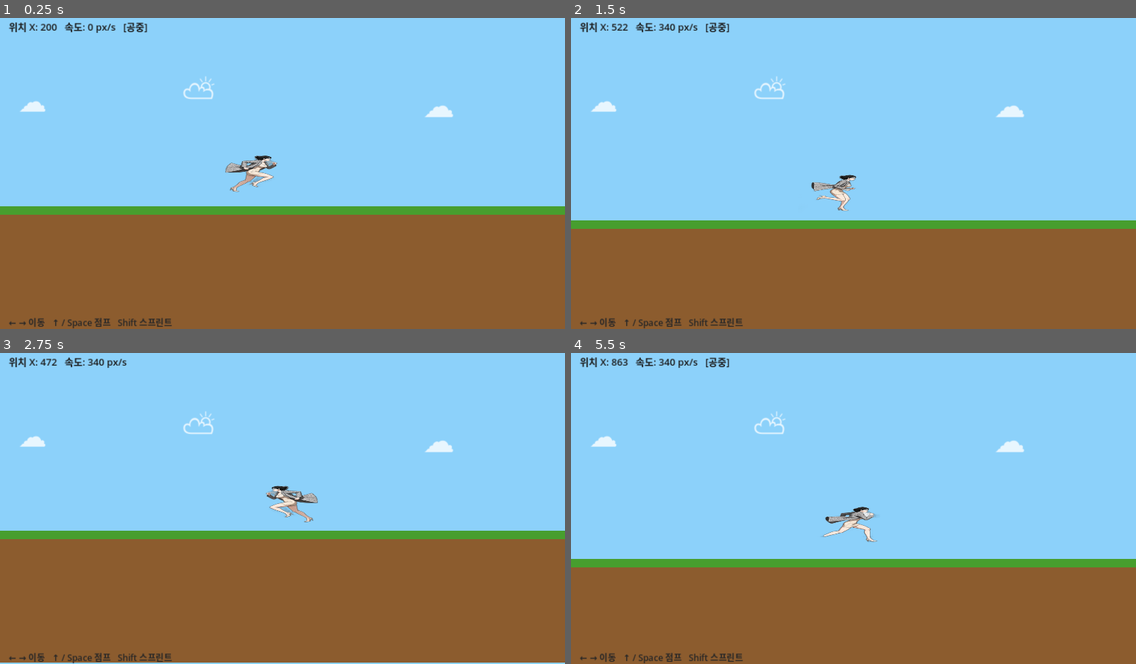
Above: before the commit, frames 1-4 (two rows, left to right).
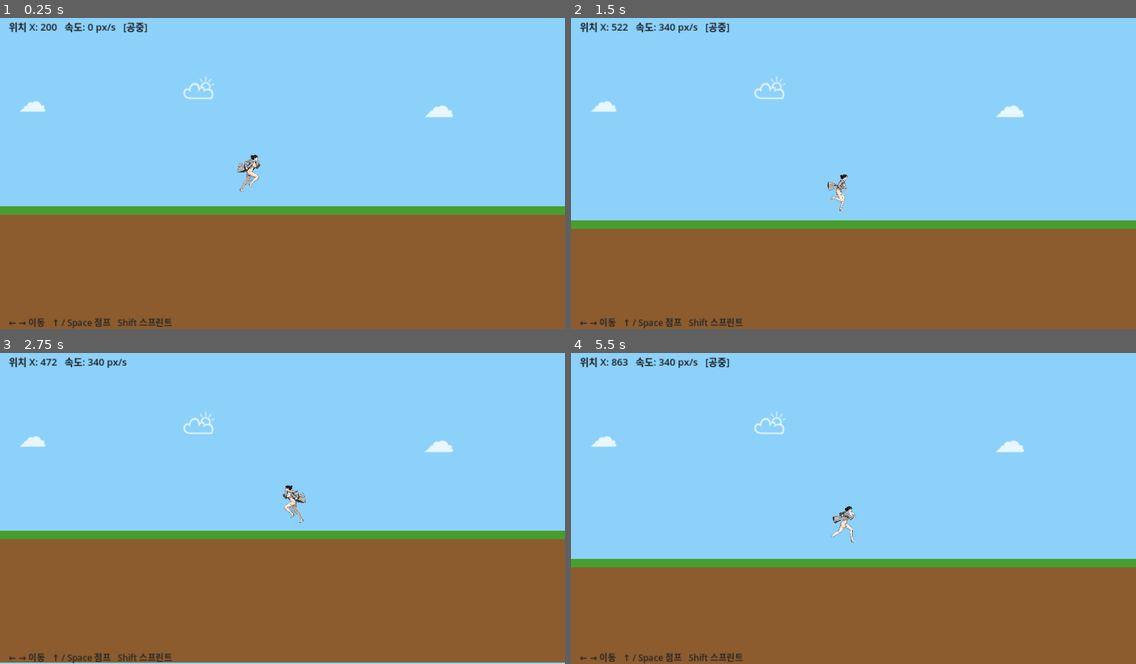
Above: after the commit, the same moments.

Repository: sean-park-funda/runner-game
Game: Godot game, scene res://scenes/Main.tscn
Same seed, same stepped clock (60 frames per second), same inputs: the game is played once before the commit and once after it.
Inputs:
- Up to frame 1 (0.25 s): no input
- Up to frame 2 (1.5 s): tap Enter (ui_accept) at 0.5, 0.77 s; hold Right (ui_right) from 0.53 s (still down)
- Up to frame 3 (2.75 s): tap Enter (ui_accept) at 1.52 s; release Right (ui_right) at 2.03 s; hold Left (ui_left) from 2.03 s (still down)
- Up to frame 4 (5.5 s): release Left (ui_left) at 2.78 s; hold Right (ui_right) 2.78-4.28 s; tap Enter (ui_accept) at 3.02, 3.77, 4.52 s; hold Left (ui_left) 4.28-5.03 s; hold Right (ui_right) from 5.03 s (still down)

The runs differ from the first frame. In frame 1, 0.5% of the frame differs, in the area x 39-50%, y 43-57%; in frame 2, 0.3%; in frame 3, 0.5%, in the area x 47-57%, y 42-55%; in frame 4, 0.5%.

Commit message:
Fix sprite stretch: use original aspect ratio (310x724 per frame, auto-scale)

Diff:
--- a/scripts/main.gd
+++ b/scripts/main.gd
@@ -114,7 +114,10 @@
 
 	anim_sprite.sprite_frames = frames
 	# 캐릭터 크기 조정 (256px → 화면에 적당한 크기)
-	anim_sprite.scale = Vector2(0.75, 0.75)
+	# 프레임 높이 기준으로 화면에서 약 200px 높이가 되도록 스케일
+	var target_height := 200.0
+	var scale_factor := target_height / frame_h
+	anim_sprite.scale = Vector2(scale_factor, scale_factor)
 	anim_sprite.play("run")
 
 # ── UI ────────────────────────────────────────────────────
Binary file changed: assets/sprites/run.png
